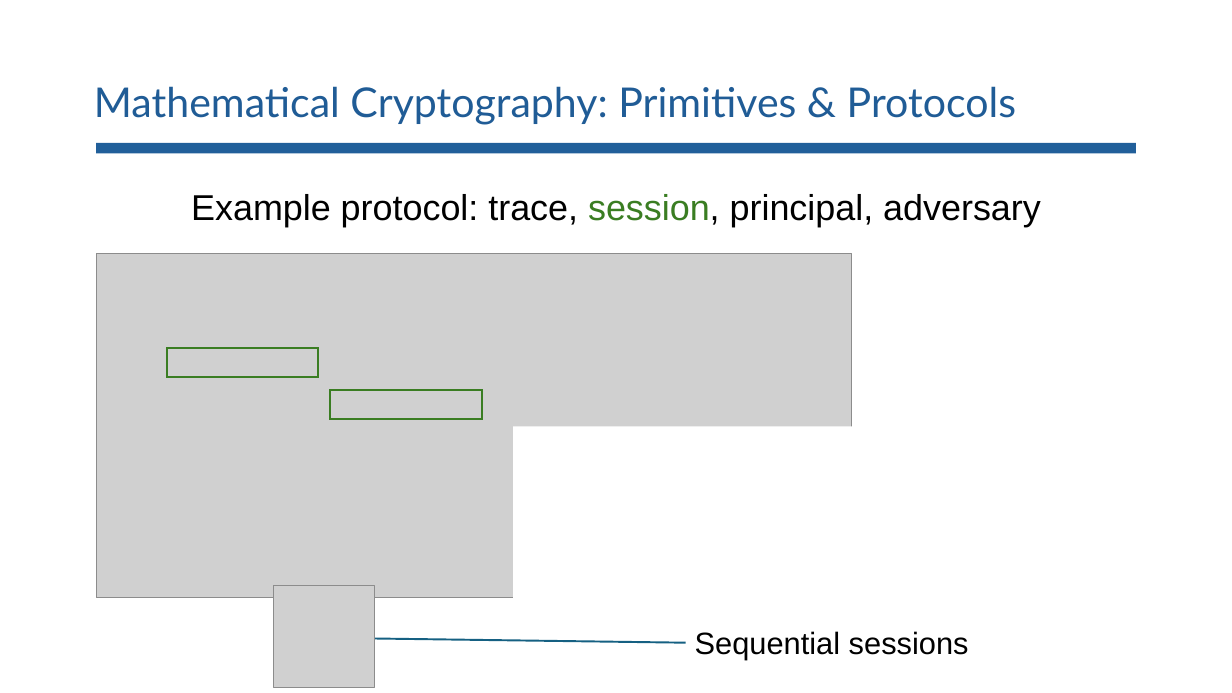
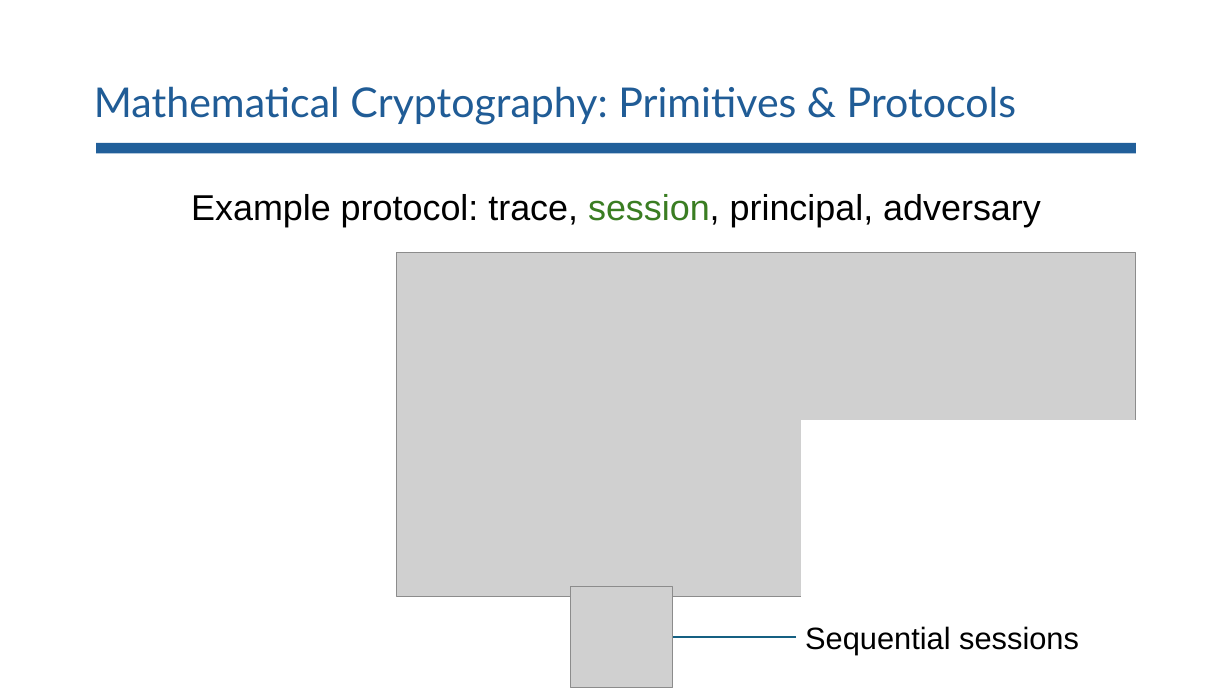
Before and after one commit to lorchrob/comp_slides, a slide deck: slide 13 of comp.pptx (slide 14 before the commit). Drawn at 1232x693 pixels with LibreOffice and Linux fonts; fonts in the diff are those of the drawing; grey boxes stand for pictures. Boxes give left, top, right and bottom in pixels: in the first picture for what was removed or moved away, otherwise in the second. Text is boxed around its words. In the diff, an @@ line names an element or a change of style, - is before the commit and + after.

```diff
--- a/comp.pptx
+++ b/comp.pptx
@@ picture: place and size @@
-picture at bbox=[96, 253, 852, 598]
+picture at bbox=[397, 252, 1137, 597]
@@ rectangle removed at bbox=[166, 348, 318, 378] @@
@@ rectangle removed at bbox=[330, 390, 482, 420] @@
@@ rectangle: place and size @@
-rectangle at bbox=[513, 426, 944, 620]
+rectangle at bbox=[801, 421, 1232, 615]
@@ picture: place and size @@
-picture at bbox=[274, 586, 375, 688]
+picture at bbox=[571, 586, 673, 688]
@@ text "Sequential sessions": place and size @@
-text "Sequential sessions" at bbox=[695, 631, 969, 660]
+text "Sequential sessions" at bbox=[805, 626, 1079, 654]
@@ arrow moved from (686, 643) - (341, 639) to (797, 637) - (646, 637) @@
```
Also in this commit, not shown: 55 other slides changed, 2 slides removed.
